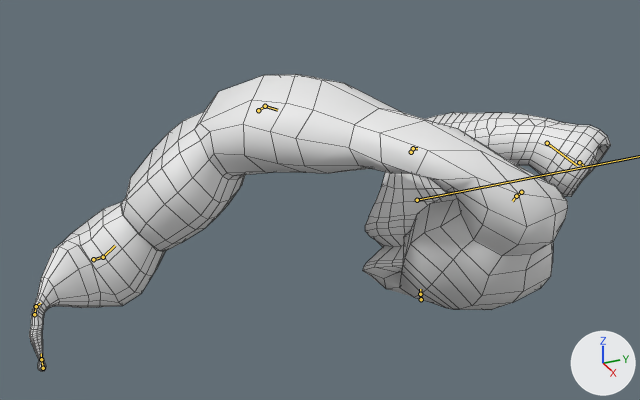
The FBX model 0_Final Exports/Enemies/QuasoSnake/Animations/anim_QuasoSnake_Choke_3rdPerson_.fbx as it was, and as the next commit left it.
The view is the same before and after, from a camera (50 mm lens) standing at (1.331, -0.803, 0.704) and looking at (-0.01, -0.199, 0.034). Every picture has the same lights, and +X, +Y and +Z are marked at lower right. Both versions are drawn at frame 24 of the action 'Scene'; the numbers are the values there. The bones that bend it are drawn over the model as lines. Mesh edges are drawn as thin lines.

Names of what the first picture shows: 'snake_body'.
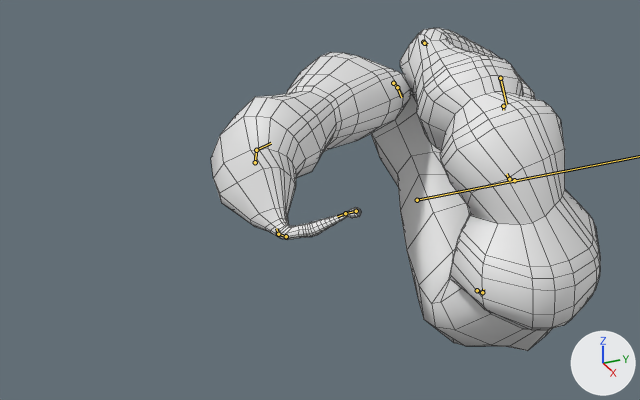
Edits to the scene script, one JSON object a line:
```json
{"block": "bone_def_joint_001", "where": "bone_def_joint_001 = bpy.data.objects['QUASO_rig'].pose.bones['DEF_JOINT.001']"}
{"op": "set", "path": "bone_def_joint_001.location", "old": "(-0.095, 0.459, 0.005)", "new": "(0.283, 0.059, 0.434)"}
{"op": "set", "path": "bone_def_joint_001.rotation_quaternion", "old": "(0.145, -0.267, 0.033, 0.952)", "new": "(0.615, -0.075, -0.555, 0.555)", "note": "degrees (-1, 31, 162) -> degrees (-62, -37, 107)"}
{"block": "bone_def_body_001", "where": "bone_def_body_001 = bpy.data.objects['QUASO_rig'].pose.bones['DEF_BODY.001']  # child of 'DEF_JOINT.001'"}
{"op": "set", "path": "bone_def_body_001.rotation_quaternion", "old": "(0.998, 0.041, 0.0, -0.038)", "new": "(0.997, -0.075, 0.0, 0.004)", "note": "degrees (5, 0, -4) -> degrees (-9, 0, 0)"}
{"op": "set", "path": "bone_def_body_001.scale", "old": "(1.22, 0.67, 1.22)", "new": "(1.11, 0.81, 1.11)"}
{"block": "bone_def_joint_002", "where": "bone_def_joint_002 = bpy.data.objects['QUASO_rig'].pose.bones['DEF_JOINT.002']"}
{"op": "set", "path": "bone_def_joint_002.location", "old": "(-0.132, 0.239, -0.104)", "new": "(0.227, 0.149, 0.315)"}
{"op": "set", "path": "bone_def_joint_002.rotation_quaternion", "old": "(0.143, -0.264, 0.425, 0.854)", "new": "(0.618, -0.14, -0.205, 0.746)", "note": "degrees (52, 35, 179) -> degrees (-29, -3, 101)"}
{"block": "bone_def_body_002", "where": "bone_def_body_002 = bpy.data.objects['QUASO_rig'].pose.bones['DEF_BODY.002']  # child of 'DEF_JOINT.002'"}
{"op": "set", "path": "bone_def_body_002.rotation_quaternion", "old": "(0.998, -0.062, 0.0, -0.014)", "new": "(0.994, -0.08, 0.0, 0.08)", "note": "degrees (-7, 0, -2) -> degrees (-9, 1, 9)"}
{"op": "set", "path": "bone_def_body_002.scale", "old": "(1.12, 0.79, 1.12)", "new": "(1.14, 0.76, 1.14)"}
{"block": "bone_def_joint_003", "where": "bone_def_joint_003 = bpy.data.objects['QUASO_rig'].pose.bones['DEF_JOINT.003']"}
{"op": "set", "path": "bone_def_joint_003.location", "old": "(-0.229, -0.019, -0.18)", "new": "(0.081, 0.208, 0.098)"}
{"op": "set", "path": "bone_def_joint_003.rotation_quaternion", "old": "(0.145, -0.267, 0.951, -0.056)", "new": "(0.711, 0.081, 0.443, 0.54)", "note": "degrees (11, 166, 33) -> degrees (45, 33, 88)"}
{"block": "bone_def_body_003", "where": "bone_def_body_003 = bpy.data.objects['QUASO_rig'].pose.bones['DEF_BODY.003']  # child of 'DEF_JOINT.003'"}
{"op": "set", "path": "bone_def_body_003.rotation_quaternion", "old": "(0.829, -0.359, 0.0, 0.428)", "new": "(0.923, -0.096, 0.0, -0.373)", "note": "degrees (-39, 18, 48) -> degrees (-10, -4, -44)"}
{"op": "set", "path": "bone_def_body_003.scale", "old": "(0.84, 1.41, 0.84)", "new": "(0.75, 1.79, 0.75)"}
{"block": "bone_def_joint_004", "where": "bone_def_joint_004 = bpy.data.objects['QUASO_rig'].pose.bones['DEF_JOINT.004']"}
{"op": "set", "path": "bone_def_joint_004.location", "old": "(-0.15, 0.053, 0.102)", "new": "(-0.261, 0.399, 0.081)"}
{"op": "set", "path": "bone_def_joint_004.rotation_quaternion", "old": "(-0.228, 0.03, 0.922, 0.311)", "new": "(0.806, -0.404, -0.404, 0.154)", "note": "degrees (-39, -154, 6) -> degrees (-66, -32, 43)"}
{"block": "bone_def_body_004", "where": "bone_def_body_004 = bpy.data.objects['QUASO_rig'].pose.bones['DEF_BODY.004']  # child of 'DEF_JOINT.004'"}
{"op": "set", "path": "bone_def_body_004.rotation_quaternion", "old": "(0.884, 0.087, 0.0, 0.46)", "new": "(0.85, -0.517, 0.0, -0.102)", "note": "degrees (9, -5, 55) -> degrees (-62, -6, -10)"}
{"op": "set", "path": "bone_def_body_004.scale", "old": "(0.73, 1.86, 0.73)", "new": "(0.74, 1.82, 0.74)"}
{"block": "bone_def_joint_005", "where": "bone_def_joint_005 = bpy.data.objects['QUASO_rig'].pose.bones['DEF_JOINT.005']"}
{"op": "set", "path": "bone_def_joint_005.location", "old": "(0.239, 0.155, 0.036)", "new": "(0.142, 0.152, -0.203)"}
{"op": "set", "path": "bone_def_joint_005.rotation_quaternion", "old": "(-0.48, 0.791, 0.0, -0.379)", "new": "(0.186, -0.46, -0.868, -0.023)", "note": "degrees (-108, 37, 27) -> degrees (8, -160, -57)"}
{"block": "bone_def_body_005", "where": "bone_def_body_005 = bpy.data.objects['QUASO_rig'].pose.bones['DEF_BODY.005']  # child of 'DEF_JOINT.005'"}
{"op": "set", "path": "bone_def_body_005.rotation_quaternion", "old": "(0.96, 0.279, 0.0, -0.016)", "new": "(0.728, -0.664, 0.0, -0.168)", "note": "degrees (32, 0, -2) -> degrees (-83, -13, -15)"}
{"op": "set", "path": "bone_def_body_005.scale", "old": "(0.84, 1.43, 0.84)", "new": "(1.08, 0.86, 1.08)"}
{"block": "bone_def_joint_006", "where": "bone_def_joint_006 = bpy.data.objects['QUASO_rig'].pose.bones['DEF_JOINT.006']"}
{"op": "set", "path": "bone_def_joint_006.location", "old": "(-0.021, -0.097, -0.307)", "new": "(0.206, -0.066, 0.043)"}
{"op": "set", "path": "bone_def_joint_006.rotation_quaternion", "old": "(0.686, 0.326, 0.368, 0.537)", "new": "(-0.654, 0.058, 0.053, -0.753)", "note": "degrees (58, 9, 81) -> degrees (-9, 1, 98)"}
{"block": "bone_def_body_006", "where": "bone_def_body_006 = bpy.data.objects['QUASO_rig'].pose.bones['DEF_BODY.006']  # child of 'DEF_JOINT.006'"}
{"op": "set", "path": "bone_def_body_006.rotation_quaternion", "old": "(1.0, 0.002, 0.0, 0.023)", "new": "(0.958, 0.262, 0.0, -0.116)", "note": "degrees (0, 0, 3) -> degrees (30, 3, -13)"}
{"op": "set", "path": "bone_def_body_006.scale", "old": "(1.11, 0.81, 1.11)", "new": "(0.95, 1.1, 0.95)"}
{"block": "bone_def_joint_007", "where": "bone_def_joint_007 = bpy.data.objects['QUASO_rig'].pose.bones['DEF_JOINT.007']"}
{"op": "set", "path": "bone_def_joint_007.location", "old": "(-0.175, -0.331, -0.045)", "new": "(-0.18, -0.312, 0.186)"}
{"op": "set", "path": "bone_def_joint_007.rotation_quaternion", "old": "(-0.531, -0.604, -0.564, -0.187)", "new": "(-0.829, 0.354, -0.351, -0.253)", "note": "degrees (113, 22, 71) -> degrees (-39, 50, 15)"}
{"block": "bone_def_body_007", "where": "bone_def_body_007 = bpy.data.objects['QUASO_rig'].pose.bones['DEF_BODY.007']  # child of 'DEF_JOINT.007'"}
{"op": "set", "path": "bone_def_body_007.rotation_quaternion", "old": "(0.925, 0.198, 0.0, -0.325)", "new": "(0.974, 0.168, 0.0, -0.152)", "note": "degrees (22, 7, -37) -> degrees (19, 3, -17)"}
{"op": "set", "path": "bone_def_body_007.scale", "old": "(0.99, 1.01, 0.99)", "new": "(0.99, 1.02, 0.99)"}
{"block": "bone_def_joint_008", "where": "bone_def_joint_008 = bpy.data.objects['QUASO_rig'].pose.bones['DEF_JOINT.008']"}
{"op": "set", "path": "bone_def_joint_008.location", "old": "(0.07, -0.404, 0.036)", "new": "(-0.27, -0.277, 0.055)"}
{"op": "set", "path": "bone_def_joint_008.rotation_quaternion", "old": "(-0.412, -0.248, -0.76, 0.438)", "new": "(-0.625, 0.569, 0.056, 0.531)", "note": "degrees (59, 123, -2) -> degrees (-62, -42, -54)"}
{"block": "bone_def_eye_001", "where": "bone_def_eye_001 = bpy.data.objects['QUASO_rig'].pose.bones['DEF_Eye.001']  # child of 'DEF_JOINT.008'"}
{"op": "set", "path": "bone_def_eye_001.rotation_quaternion", "old": "(1.0, 0.0, 0.0, 0.0)", "new": "(0.994, -0.108, 0.0, 0.0)", "note": "degrees (0, 0, 0) -> degrees (-12, 0, 0)"}
```

Changed parts and their boxes [x1, y1, x2, y2] in the pictures (640 x 400 px):
```json
{"object": "snake_body", "change": "posed", "before": [29, 74, 611, 371], "after": [211, 28, 600, 351], "on screen": "33% narrower, 9% taller"}
{"bone": "DEF_JOINT.001", "before": "(43, 368) to (41, 359)", "after": "(356, 211) to (345, 213)"}
{"bone": "DEF_BODY.001", "before": "(41, 359) to (41, 353)", "after": "(345, 213) to (337, 216)"}
{"bone": "DEF_JOINT.002", "before": "(34, 314) to (36, 306)", "after": "(286, 236) to (278, 234)"}
{"bone": "DEF_BODY.002", "before": "(36, 306) to (40, 303)", "after": "(278, 234) to (276, 228)"}
{"bone": "DEF_JOINT.003", "before": "(93, 259) to (103, 257)", "after": "(255, 162) to (256, 150)"}
{"bone": "DEF_BODY.003", "before": "(103, 257) to (115, 245)", "after": "(256, 150) to (271, 143)"}
{"bone": "DEF_JOINT.004", "before": "(258, 110) to (265, 106)", "after": "(393, 83) to (397, 87)"}
{"bone": "DEF_BODY.004", "before": "(265, 106) to (277, 110)", "after": "(397, 87) to (401, 97)"}
{"bone": "DEF_JOINT.005", "before": "(521, 192) to (516, 196)", "after": "(477, 290) to (482, 292)"}
{"bone": "DEF_BODY.005", "before": "(516, 196) to (512, 201)", "after": "(482, 292) to (483, 289)"}
{"bone": "DEF_JOINT.006", "before": "(421, 299) to (420, 294)", "after": "(514, 180) to (509, 179)"}
{"bone": "DEF_BODY.006", "before": "(420, 294) to (420, 289)", "after": "(509, 179) to (506, 174)"}
{"bone": "DEF_JOINT.007", "before": "(411, 152) to (413, 148)", "after": "(423, 42) to (424, 43)"}
{"bone": "DEF_BODY.007", "before": "(413, 148) to (417, 148)", "after": "(424, 43) to (427, 44)"}
{"bone": "DEF_JOINT.008", "before": "(547, 143) to (577, 165)", "after": "(500, 78) to (506, 104)"}
{"bone": "DEF_Eye.001", "before": "(579, 162) to (583, 165)", "after": "(503, 106) to (503, 110)"}
```
